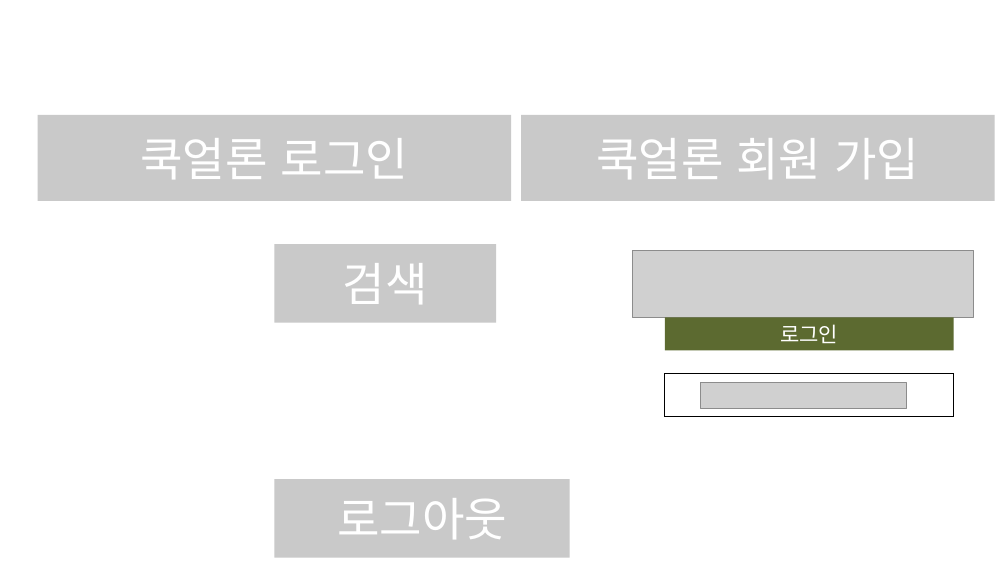
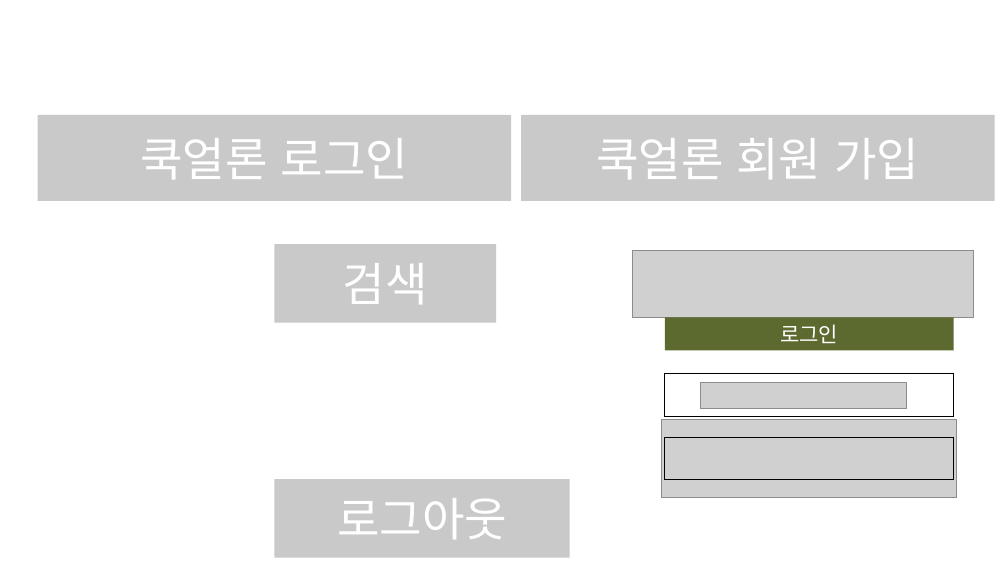
Before and after one commit to serberoos/spring-cookalone, a slide deck: slide 13 of other/document/DB 설계 및 화면설계 리소스.pptx. Drawn at 1008x567 pixels with LibreOffice and Linux fonts; fonts in the diff are those of the drawing; grey boxes stand for pictures. Boxes give left, top, right and bottom in pixels: in the first picture for what was removed or moved away, otherwise in the second. Text is boxed around its words. In the diff, an @@ line names an element or a change of style, - is before the commit and + after.

Commit message:
chore : update resource.pptx

```diff
--- a/other/document/DB 설계 및 화면설계 리소스.pptx
+++ b/other/document/DB 설계 및 화면설계 리소스.pptx
@@ picture added at (662,419,957,498) @@
@@ rectangle added at (665,437,954,480), outline #000000 1 pt @@
```
Also in this commit, not shown: 1 other file.
